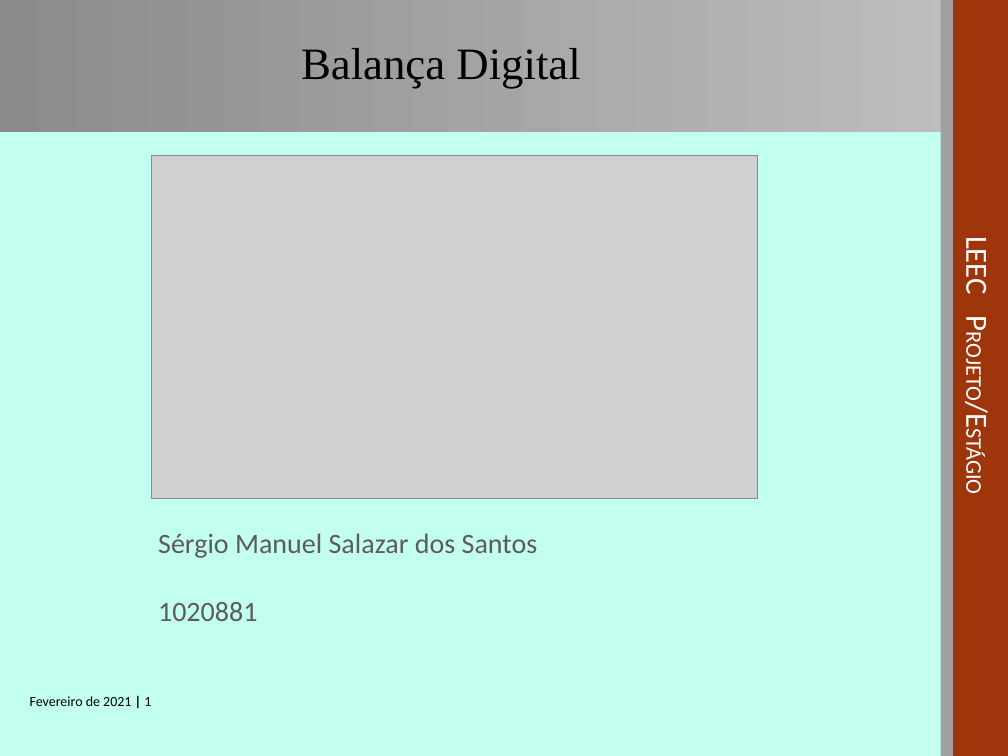
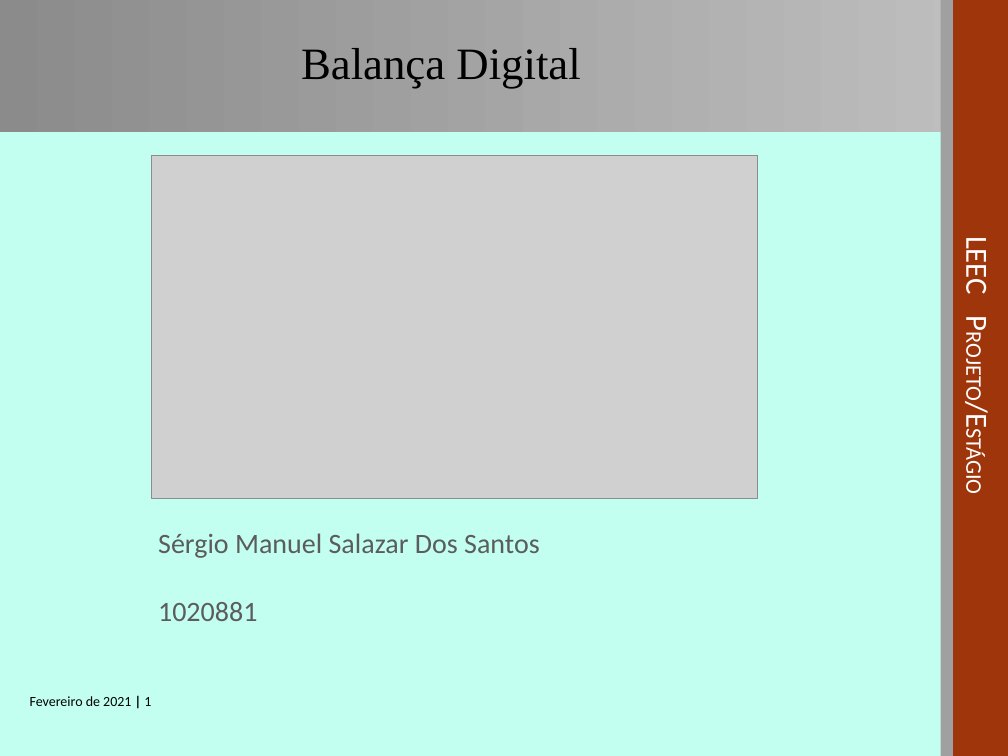
Before and after one commit to sergio1020881/PESTA2021, a slide deck: slide 1 of Zsend/PESTA-APRESENTACAO-1020881.ppt. Drawn at 1008x756 pixels with LibreOffice and Linux fonts; fonts in the diff are those of the drawing; grey boxes stand for pictures; background and template pictures are left out. Boxes give left, top, right and bottom in pixels: in the first picture for what was removed or moved away, otherwise in the second. Text is boxed around its words. In the diff, an @@ line names an element or a change of style, - is before the commit and + after.

```diff
--- a/Zsend/PESTA-APRESENTACAO-1020881.ppt
+++ b/Zsend/PESTA-APRESENTACAO-1020881.ppt
@@ subtitle at <box>158,533,540,558</box>: text changed @@
-Sérgio Manuel Salazar dos Santos
+Sérgio Manuel Salazar Dos Santos
```
Also in this commit, not shown: 1 other slide changed, 2 other files.
